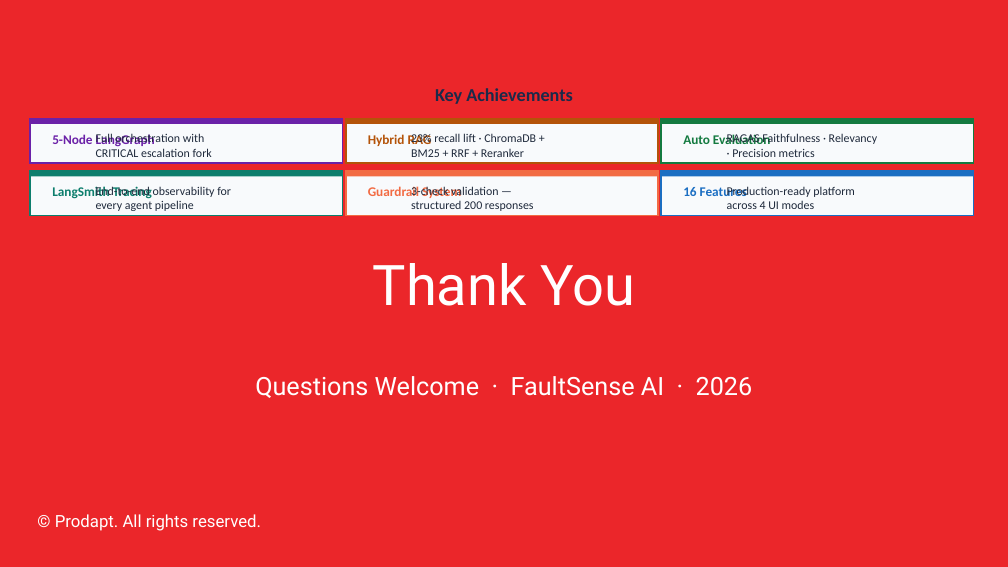
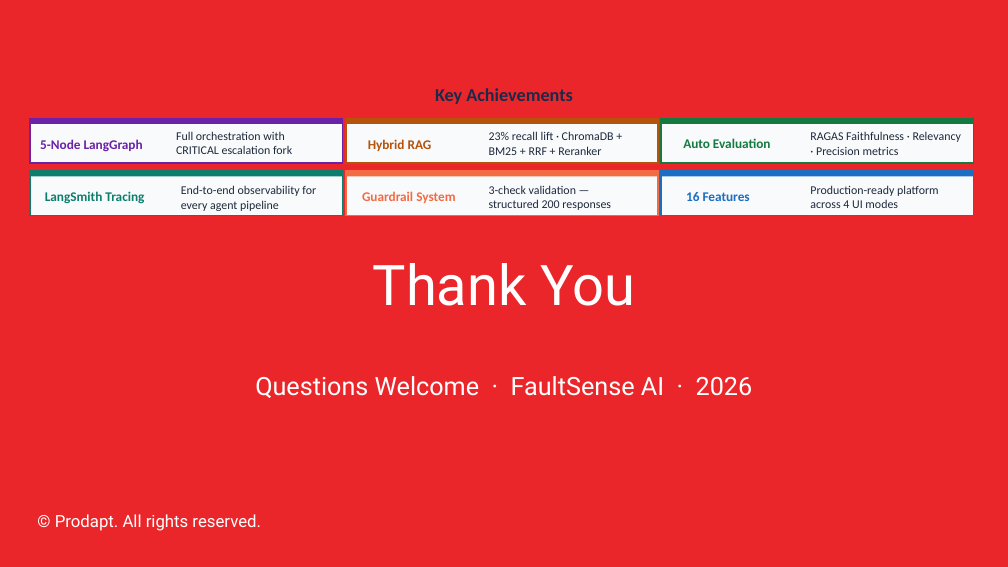
Before and after one commit to abuthahir-19/FaultSenseAI, a slide deck: slide 10 of PANEL_PRESENTATION.pptx. Drawn at 1008x567 pixels with LibreOffice and Linux fonts; fonts in the diff are those of the drawing; background and template pictures are left out. Boxes give left, top, right and bottom in pixels: in the first picture for what was removed or moved away, otherwise in the second. Text is boxed around its words. In the diff, an @@ line names an element or a change of style, - is before the commit and + after.

```diff
--- a/PANEL_PRESENTATION.pptx
+++ b/PANEL_PRESENTATION.pptx
@@ text "5-Node LangGraph" moved from (x1=52, y1=133, x2=155, y2=146) to (x1=40, y1=139, x2=143, y2=152) @@
@@ text "Full orchestration with CRITICAL escalation ..." moved from (x1=96, y1=133, x2=212, y2=157) to (x1=176, y1=131, x2=292, y2=154) @@
@@ text "Hybrid RAG" moved from (x1=368, y1=134, x2=432, y2=146) to (x1=368, y1=139, x2=432, y2=151) @@
@@ text "23% recall lift · ChromaDB ..." moved from (x1=411, y1=132, x2=536, y2=157) to (x1=489, y1=131, x2=614, y2=155) @@
@@ text "Auto Evaluation" moved from (x1=683, y1=134, x2=771, y2=144) to (x1=683, y1=138, x2=771, y2=148) @@
@@ 3 texts moved together from (x1=96, y1=132, x2=877, y2=211) to (x1=181, y1=132, x2=961, y2=211) @@
@@ text "3-check validation — structured 200 ..." moved from (x1=411, y1=186, x2=534, y2=211) to (x1=489, y1=185, x2=611, y2=210) @@
@@ text "LangSmith Tracing" moved from (x1=52, y1=186, x2=152, y2=199) to (x1=45, y1=191, x2=144, y2=204) @@
@@ text "Guardrail System" moved from (x1=368, y1=186, x2=461, y2=198) to (x1=362, y1=191, x2=455, y2=203) @@
@@ text "16 Features" moved from (x1=683, y1=187, x2=747, y2=196) to (x1=686, y1=192, x2=750, y2=201) @@
```
Also in this commit, not shown: 8 other slides changed, 3 slides removed, 14 other files.
